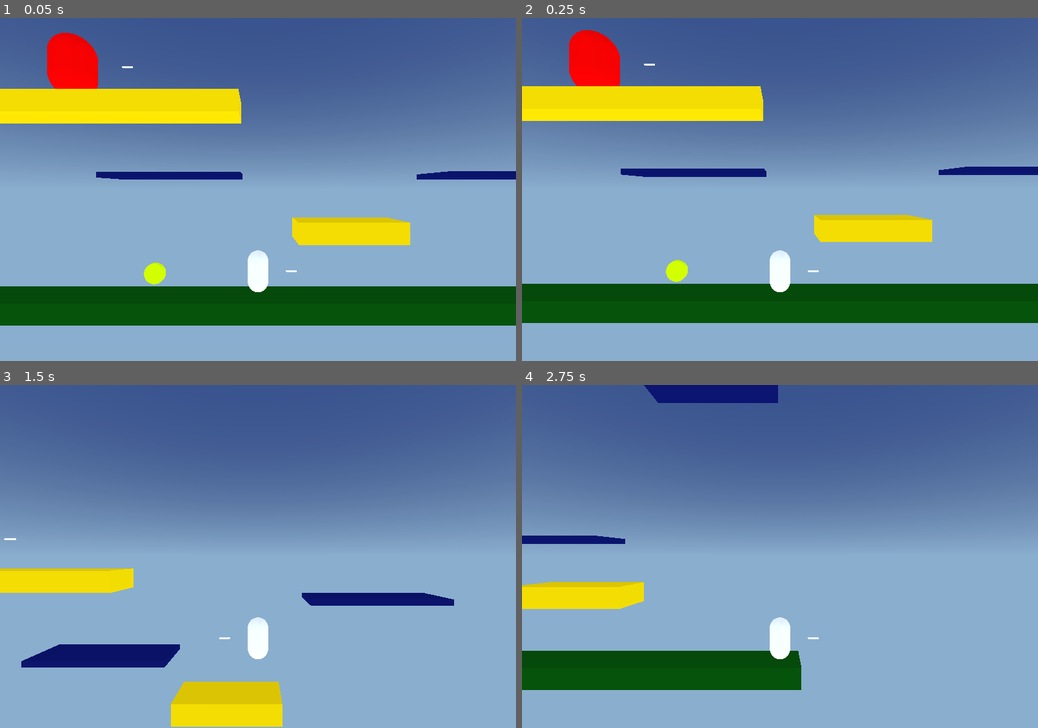
Above: before the commit, frames 1-4 (two rows, left to right).
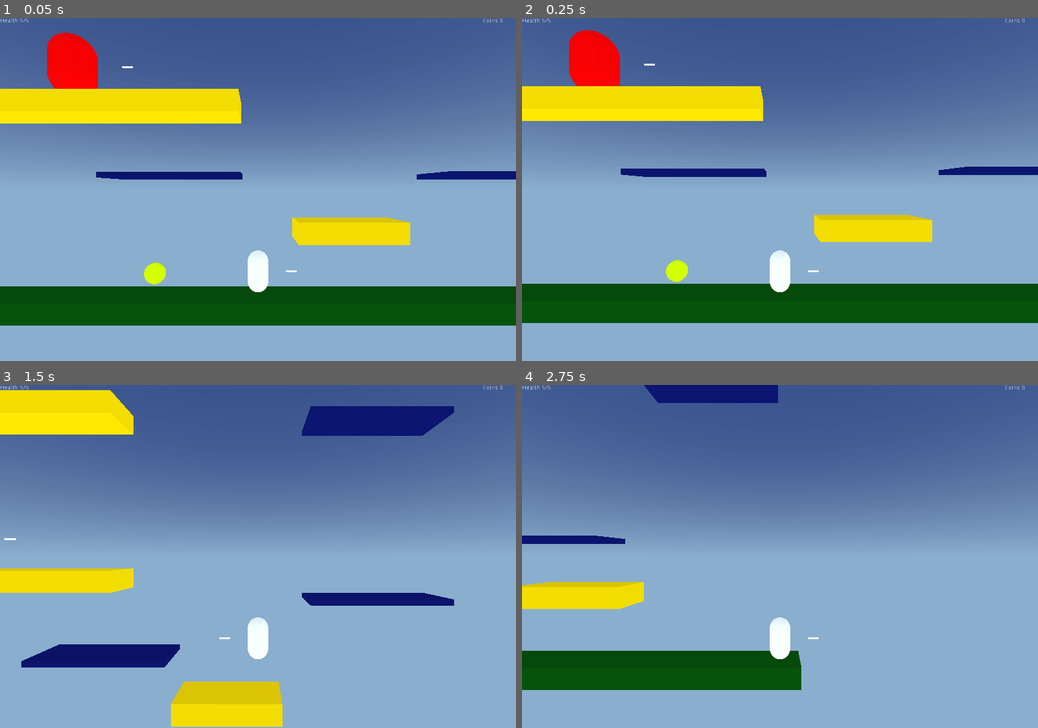
Above: after the commit, the same moments.

Repository: CaffeinatedCM/scorespacejam_9_game
Game: Godot game, scene res://levels/Sandbox.tscn
Two runs of this game, one before a commit and one after it. Both use one fixed random seed, a clock stepped at 60 frames per second and the inputs below.
Inputs:
- Up to frame 1 (0.05 s): no input
- Up to frame 2 (0.25 s): no input
- Up to frame 3 (1.5 s): hold D (move_right) 0.53-1.28 s; hold Down (aim_down) 0.53-1.28 s; tap Space (jump) at 0.77 s; hold A (move_left) from 1.28 s (still down); tap Left (aim_left) at 1.35 s
- Up to frame 4 (2.75 s): tap Space (jump) at 1.52 s; release A (move_left) at 2.03 s; hold D (move_right) from 2.03 s (still down); hold Right (aim_right) from 2.03 s (still down)

The runs differ from the first frame. In frame 1, less than 0.1% of the frame differs, in the area x 0-98%, y 0-2%; in frame 2, less than 0.1%; in frame 3, 5.5%, in the area x 0-98%, y 0-15%; in frame 4, less than 0.1%.

Commit message:
Add basic HUD

Diff:
--- a/game/characters/player/Player.gd
+++ b/game/characters/player/Player.gd
@@ -1,12 +1,25 @@
 extends KinematicBody
 
 onready var stats = $Stats
+onready var HUD = $CanvasLayer/HUD
+
+var coins = 0
 
 func _ready():
     stats.connect("on_no_health", self, "die")
+    stats.connect("health_changed", self, "update_health_display")
+    update_health_display(stats.health)
+    collect_coin(0)
 
 func take_damage(damage):
     stats.health -= damage
 
+func collect_coin(value):
+    coins += value
+    HUD.get_node("Coins").text = "Coins %s" % [str(coins)]
+
 func die():
-    get_tree().quit()
+    get_tree().reload_current_scene()
+
+func update_health_display(value):
+    HUD.get_node("Health").text = "Health %s/%s" % [str(value), str(stats.MAX_HEALTH)]
--- a/game/characters/player/Player.tscn
+++ b/game/characters/player/Player.tscn
@@ -55,3 +55,27 @@
 shape = SubResource( 2 )
 
 [node name="GunPivot" parent="." instance=ExtResource( 9 )]
+
+[node name="CanvasLayer" type="CanvasLayer" parent="."]
+
+[node name="HUD" type="Control" parent="CanvasLayer"]
+anchor_right = 1.0
+anchor_bottom = 1.0
+__meta__ = {
+"_edit_use_anchors_": false
+}
+
+[node name="Health" type="Label" parent="CanvasLayer/HUD"]
+margin_right = 40.0
+margin_bottom = 14.0
+text = "Health: 10/10"
+__meta__ = {
+"_edit_use_anchors_": false
+}
+
+[node name="Coins" type="Label" parent="CanvasLayer/HUD"]
+anchor_left = 1.0
+anchor_right = 1.0
+margin_left = -77.0
+margin_bottom = 14.0
+text = "Coins:"
--- a/game/levels/Death.gd
+++ b/game/levels/Death.gd
@@ -1,4 +1,4 @@
 extends Area
 
 func _on_Death_body_entered(_player):
-    get_tree().quit()
+    get_tree().reload_current_scene()
--- a/game/levels/Sandbox.tscn
+++ b/game/levels/Sandbox.tscn
@@ -49,6 +49,16 @@
 [node name="Enemy" parent="." instance=ExtResource( 6 )]
 transform = Transform( 1, 0, 0, 0, 1, 0, 0, 0, 1, -9, 11.6195, 0 )
 
+[node name="Platform3" parent="." instance=ExtResource( 4 )]
+transform = Transform( 3.12, 0, 0, 0, 1, 0, 0, 0, 1, -8.676, 17.7324, 0 )
+
+[node name="MovingPlatform4" parent="." instance=ExtResource( 5 )]
+transform = Transform( 1, 0, 0, 0, 1, 0, 0, 0, 1, 10.9397, 14.3479, 0.730398 )
+direction = Vector3( 0, 1, 0 )
+
+[node name="Enemy2" parent="." instance=ExtResource( 6 )]
+transform = Transform( 1, 0, 0, 0, 1, 0, 0, 0, 1, -9, 19.7159, 0 )
+
 [node name="Coin" parent="." instance=ExtResource( 7 )]
 transform = Transform( 1, 0, 0, 0, 1, 0, 0, 0, 1, -5.03876, 1.51059, -0.0188758 )
 [connection signal="body_entered" from="Death" to="Death" method="_on_Death_body_entered"]
--- a/game/objects/Coin/Coin.gd
+++ b/game/objects/Coin/Coin.gd
@@ -1,4 +1,7 @@
 extends Area
 
+export var VALUE = 1
+
 func _on_player_entered(player):
+    player.collect_coin(VALUE)
     queue_free()
